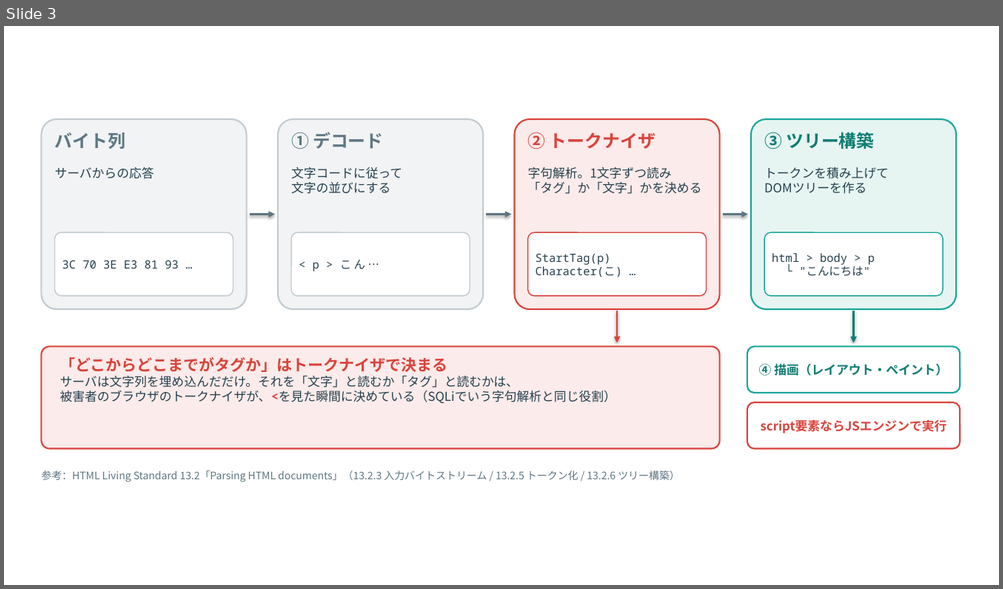
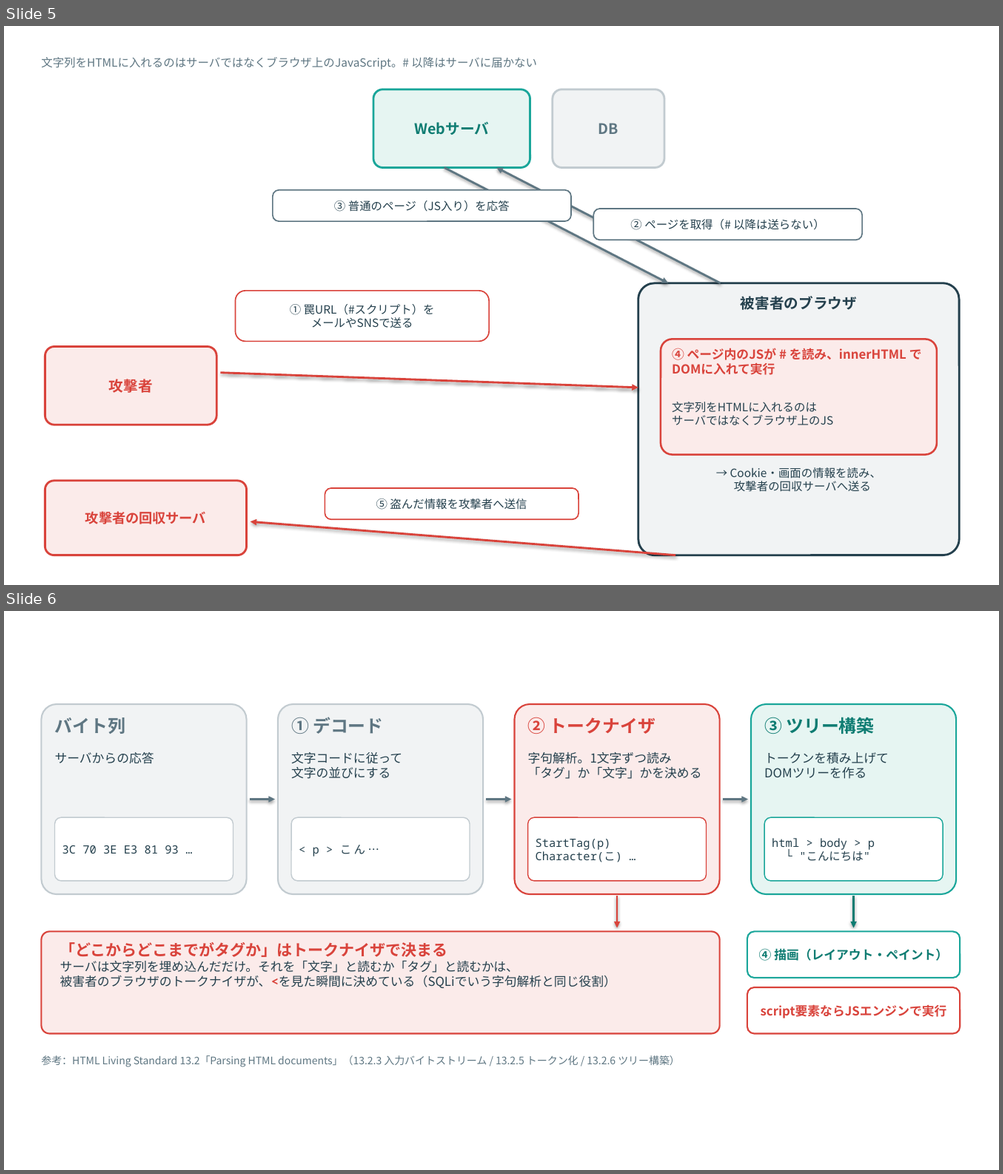
Before and after one commit to nico0748/tech-boosters, a slide deck: deep-dive/drafts/no.1-xss/image/HTMLパーサ図.pptx. Shown one above the other, each under a label of ours: slide 3 before the commit, slides 5 and 6 after it. The pictures are 1003x589 and 1003x1174 pixels, drawn with LibreOffice and Linux fonts; fonts in the diff are those of the drawing. Boxes give left, top, right and bottom in pixels: in the first picture for what was removed or moved away, otherwise in the second. Text is boxed around its words. In the diff, an @@ line names an element or a change of style, - is before the commit and + after.

```diff
--- a/deep-dive/drafts/no.1-xss/image/HTMLパーサ図.pptx
+++ b/deep-dive/drafts/no.1-xss/image/HTMLパーサ図.pptx
@@ slide 5 added at [4,26,999,585], background #FFFFFF @@
@@ text added at [41,57,537,70], 11 pt, text #5E7682 @@
+文字列をHTMLに入れるのはサーバではなくブラウザ上のJavaScript。# 以降はサーバに届かない
@@ rounded rectangle added at [373,90,530,168], fill #E6F5F2, outline #1AA69A 2 pt @@
@@ rounded rectangle added at [552,90,664,168], fill #F1F3F4, outline #C2CBD0 2 pt @@
@@ text added at [414,121,489,135], 14 pt, text #0E7C72, bold @@
+Webサーバ
@@ text added at [598,123,618,134], 14 pt, text #5E7682, bold @@
+DB
@@ arrow added from (444, 168) to (668, 284), #5E7682 2 pt @@
@@ arrow added from (720, 284) to (496, 168), #5E7682 2 pt @@
@@ rounded rectangle added at [273,190,571,221], fill #FFFFFF, outline #5E7682 1.2 pt @@
@@ text added at [334,201,509,212], 11 pt, text #24404D @@
+③ 普通のページ（JS入り）を応答
@@ rounded rectangle added at [594,209,862,240], fill #FFFFFF, outline #5E7682 1.2 pt @@
@@ text added at [630,219,824,230], 11 pt, text #24404D @@
+② ページを取得（# 以降は送らない）
@@ rounded rectangle added at [236,291,489,341], fill #FFFFFF, outline #D9433B 1.2 pt @@
@@ rounded rectangle added at [638,284,959,556], fill #F1F3F4, outline #24404D 2 pt @@
@@ text added at [290,304,435,328], 11 pt, text #24404D @@
+① 罠URL（#スクリプト）を
+メールやSNSで送る
@@ text added at [740,296,856,310], 14 pt, text #24404D, bold @@
+被害者のブラウザ
@@ rounded rectangle added at [45,347,216,425], fill #FBEBEA, outline #D9433B 2 pt @@
@@ rounded rectangle added at [660,339,936,455], fill #FBEBEA, outline #D9433B 1.8 pt @@
@@ text added at [671,348,922,375], 12 pt, text #D9433B, bold @@
+④ ページ内のJSが # を読み、innerHTML でDOMに入れて実行
@@ text added at [109,379,153,393], 14 pt, text #D9433B, bold @@
+攻撃者
@@ arrow added from (220, 373) to (638, 388), #D9433B 2 pt @@
@@ text added at [671,402,833,426], 11 pt, text #24404D @@
+文字列をHTMLに入れるのは
+サーバではなくブラウザ上のJS
@@ text added at [730,468,881,492], 11 pt, text #24404D @@
+→ Cookie・画面の情報を読み、
+攻撃者の回収サーバへ送る
@@ rounded rectangle added at [45,481,247,556], fill #FBEBEA, outline #D9433B 2 pt @@
@@ rounded rectangle added at [325,488,578,520], fill #FFFFFF, outline #D9433B 1.2 pt @@
@@ text added at [85,511,206,525], 13 pt, text #D9433B, bold @@
+攻撃者の回収サーバ
@@ text added at [376,499,526,510], 11 pt, text #24404D @@
+⑤ 盗んだ情報を攻撃者へ送信
@@ arrow added from (675, 556) to (250, 522), #D9433B 2 pt @@
@@ what was slide 3 is now slide 6 @@
```
Also in this commit, not shown: 2 other slides added, 9 other files.
